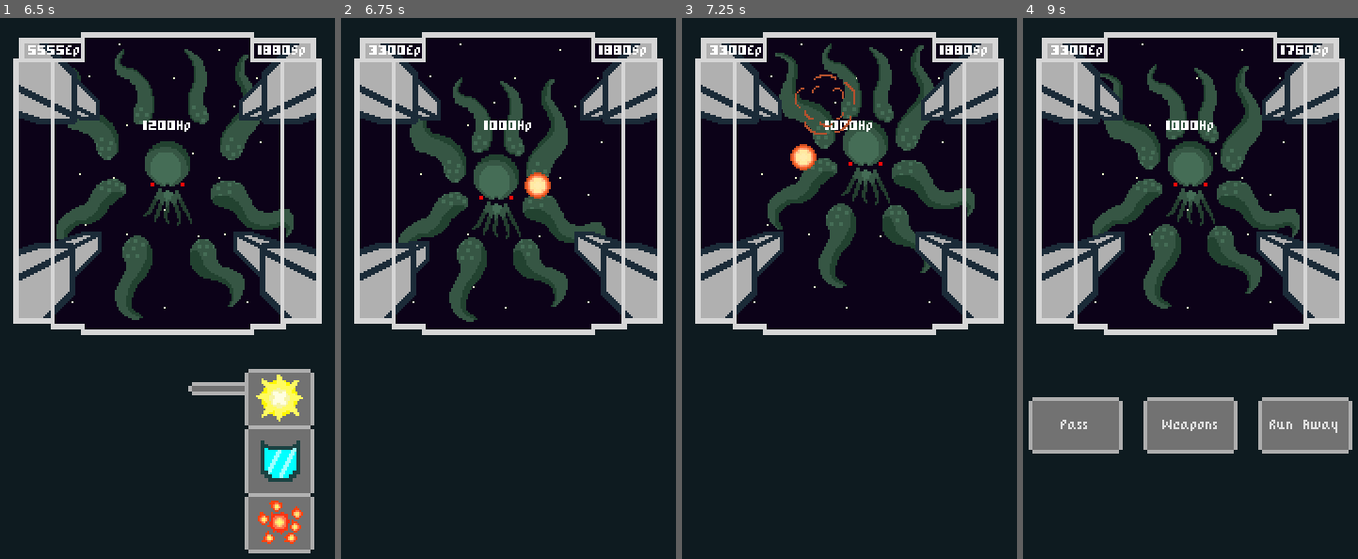
Above: before the commit, frames 1-4 (left to right).
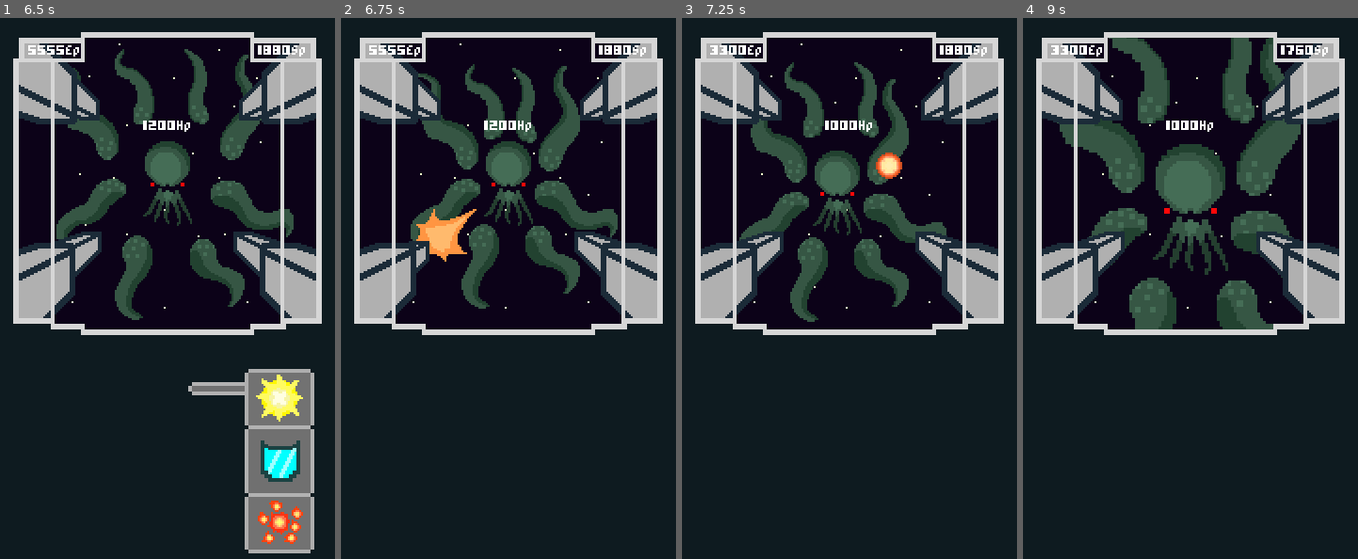
Above: after the commit, the same moments.

Repository: Razzf/SpaceRpg
Game: Godot game, scene res://Scenes/Battle.tscn
The game is run twice, just before and just after one commit, with the same random seed, the same clock (stepped at 60 frames per second) and the same inputs. The project has no main scene, so this scene is started directly.
Inputs (mouse positions are in pixels of both pictures, inside the frame that each line leads up to):
- Up to frame 1 (6.5 s): click "Pass" at 0.5 s; tap Enter at 2 s; click "Weapons" at 4.25 s; click (278, 396) at 5 s; click "Ok" at 5.75 s
- Up to frame 2 (6.75 s): click (619, 521) at 6.5 s
- Up to frame 3 (7.25 s): no input
- Up to frame 4 (9 s): no input

Frame 1 is identical in both runs. In frame 2, 11% of the frame differs, in the area x 8-83%, y 5-57%; in frame 3, 11%; in frame 4, 23%, in the area x 1-99%, y 3-81%.

Commit message:
weapon modules animation added

Diff:
--- a/Scenes/ShootingScenes/Explosive Shot.tscn
+++ b/Scenes/ShootingScenes/Explosive Shot.tscn
@@ -5,6 +5,6 @@
 
 [node name="Explosive Shot" instance=ExtResource( 2 )]
 script = ExtResource( 1 )
-max_explosions = 6
-spawn_range_x = 50.0
-spawn_range_y = 50.0
+max_explosions = 4
+spawn_range_x = 20.339
+spawn_range_y = 19.915
--- a/Scripts/SpaceShip.gd
+++ b/Scripts/SpaceShip.gd
@@ -47,8 +47,9 @@
 func attack_enemy(_enemy) -> void:
 	if _enemy != null:
 		animation.play("attack")
+		yield(animation,"animation_finished")
 		equipped_weapon.trigger_counter = 0
-		equipped_weapon.add_child(equipped_weapon.shooting_scene.instance())
+		_enemy.add_child(equipped_weapon.shooting_scene.instance())
 		_enemy.take_damage(equipped_weapon.power)
 		self.energy -= equipped_weapon.energy_cost
 		emit_signal("weapon_used")
--- a/Scripts/WeaponAnimScripts/Shooting.gd
+++ b/Scripts/WeaponAnimScripts/Shooting.gd
@@ -24,9 +24,10 @@
 			enemy_position_y + y_range_rounded)
 		)
 func _add_another_shot():
-	if self.get_parent() != null:
-		print(get_parent())
-		get_parent().trigger_counter = get_parent().trigger_counter + 1
+	var weapon = battle_units.SpaceShip.equipped_weapon
+	var enemy = battle_units.Enemy
+	if weapon != null and enemy != null:
+		weapon.trigger_counter = weapon.trigger_counter + 1
 		print(battle_units.SpaceShip.equipped_weapon.trigger_counter)
-		if get_parent().trigger_counter < max_explosions:
-			get_parent().add_child(shooting.instance())
+		if weapon.trigger_counter < max_explosions:
+			enemy.add_child(shooting.instance())
Binary file changed: Img Resources/Frames Images/shipattack frames.png
